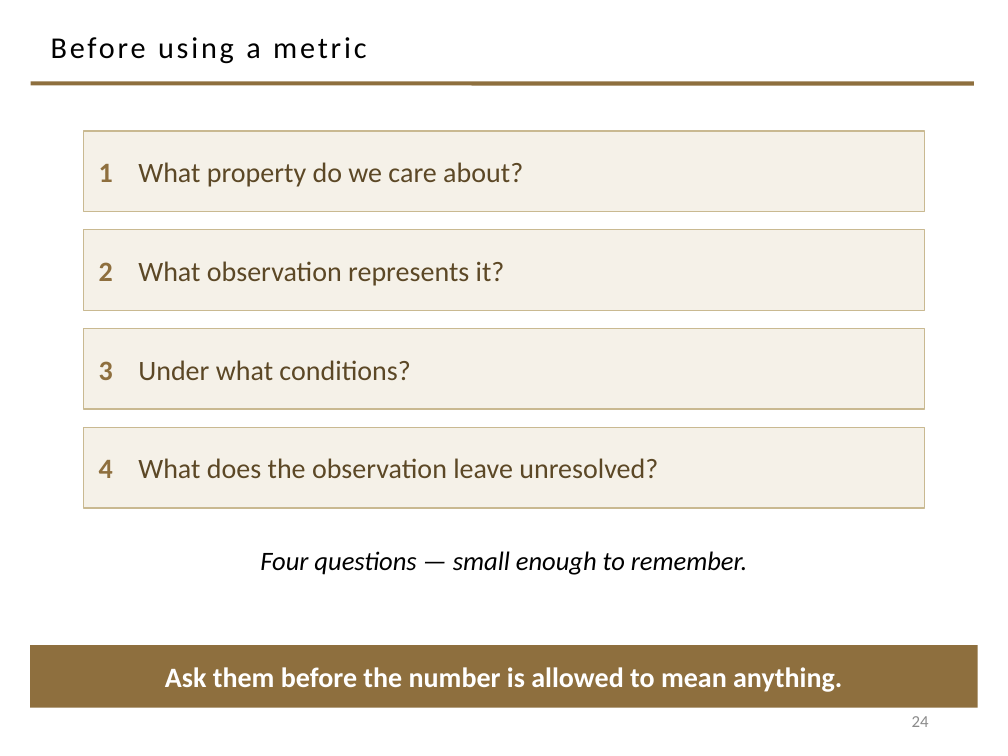
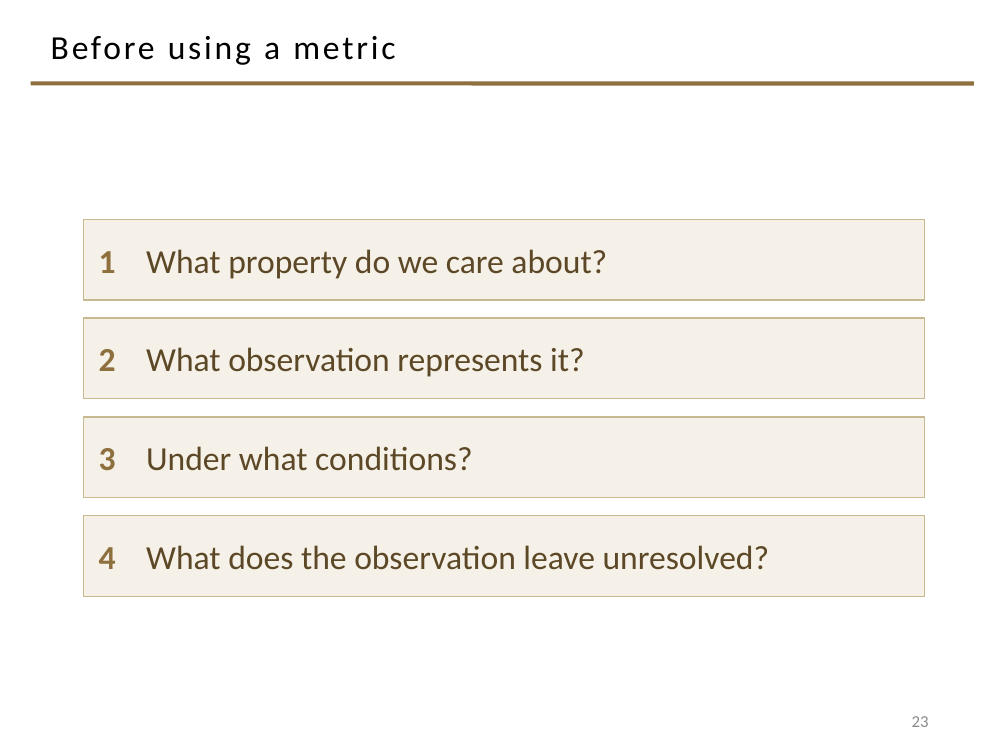
Before and after one commit to davisjam/model-based-agentic-software-engineering, a slide deck: slide 23 of course/lectures/act-1-foundations/09-engineering-decision-making-and-metrics/1-9-Engineering-Decision-Making-and-Metrics.pptx (slide 24 before the commit). Drawn at 1008x756 pixels with LibreOffice and Linux fonts; fonts in the diff are those of the drawing; background and template pictures are left out. Boxes give left, top, right and bottom in pixels: in the first picture for what was removed or moved away, otherwise in the second. Text is boxed around its words. In the diff, an @@ line names an element or a change of style, - is before the commit and + after.

```diff
--- a/course/lectures/act-1-foundations/09-engineering-decision-making-and-metrics/1-9-Engineering-Decision-Making-and-Metrics.pptx
+++ b/course/lectures/act-1-foundations/09-engineering-decision-making-and-metrics/1-9-Engineering-Decision-Making-and-Metrics.pptx
@@ title "Before using a metric" at [51,36,395,65]: size 21.6 to 24 pt @@
@@ 4 rectangles: place and size @@
-4 rectangles at [84,131,924,508]
+4 rectangles at [84,220,924,597]
@@ size 20 to 24 pt in 4 elements at [84,417,924,498], [84,516,924,597], [84,220,924,300], [84,319,924,399] @@
@@ text removed at [260,551,747,575] @@
-Four questions — small enough to remember.
@@ rectangle removed at [30,645,978,708] @@
-Ask them before the number is allowed to mean anything.
@@ page number at [912,716,929,727]: text changed @@
-24
+23
```
Also in this commit, not shown: 22 other slides changed, 2 slides added, 3 slides removed, 1 other file.
